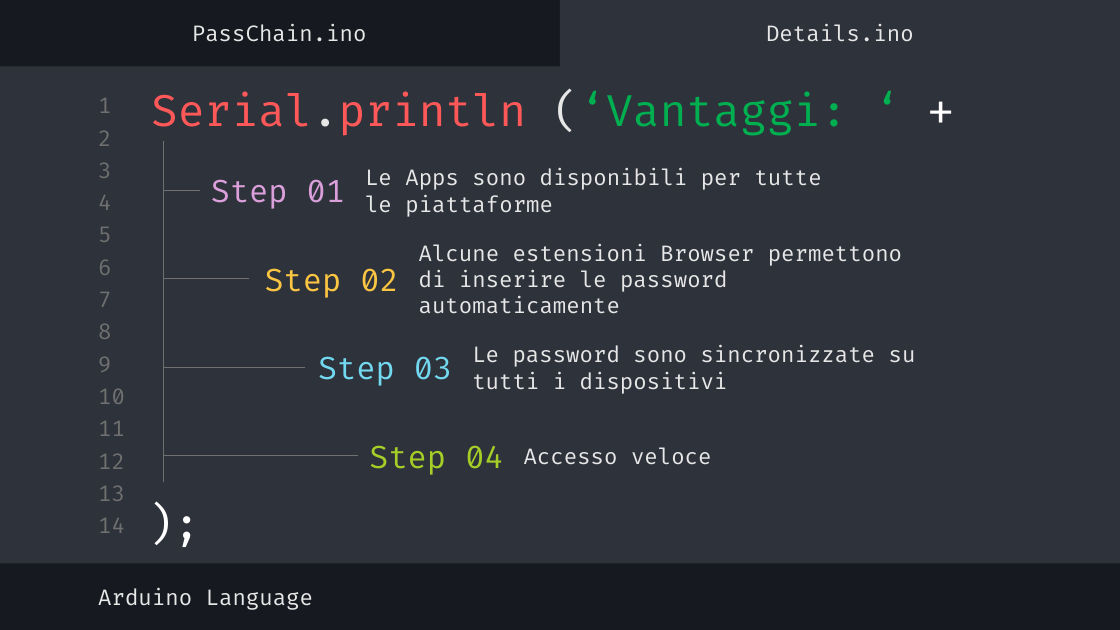
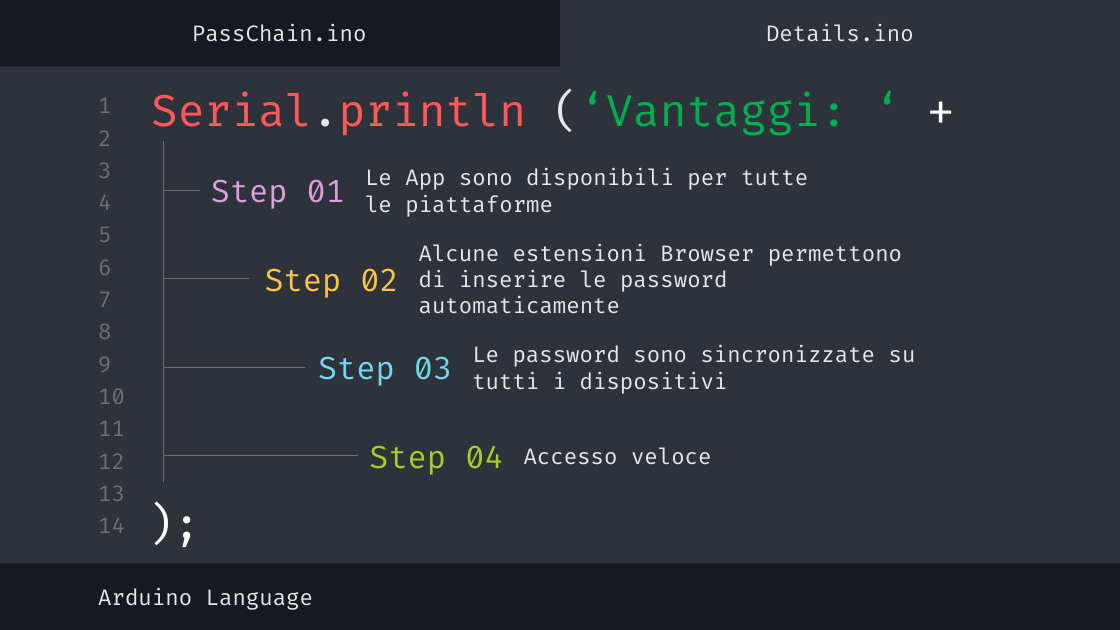
Before and after one commit to Alberto-00/PassChain-IoT, a slide deck: slide 6 of Documentazione/Presentazione/Presentazione - ITA.pptx. Drawn at 1120x630 pixels with LibreOffice and Linux fonts; fonts in the diff are those of the drawing. Boxes give left, top, right and bottom in pixels: in the first picture for what was removed or moved away, otherwise in the second. Text is boxed around its words. In the diff, an @@ line names an element or a change of style, - is before the commit and + after.

```diff
--- a/Documentazione/Presentazione/Presentazione - ITA.pptx
+++ b/Documentazione/Presentazione/Presentazione - ITA.pptx
@@ text at [365,168,808,217]: text changed @@
-Le Apps sono disponibili per tutte le piattaforme
+Le App sono disponibili per tutte le piattaforme
```
Also in this commit, not shown: 4 other slides changed, 10 other files.
